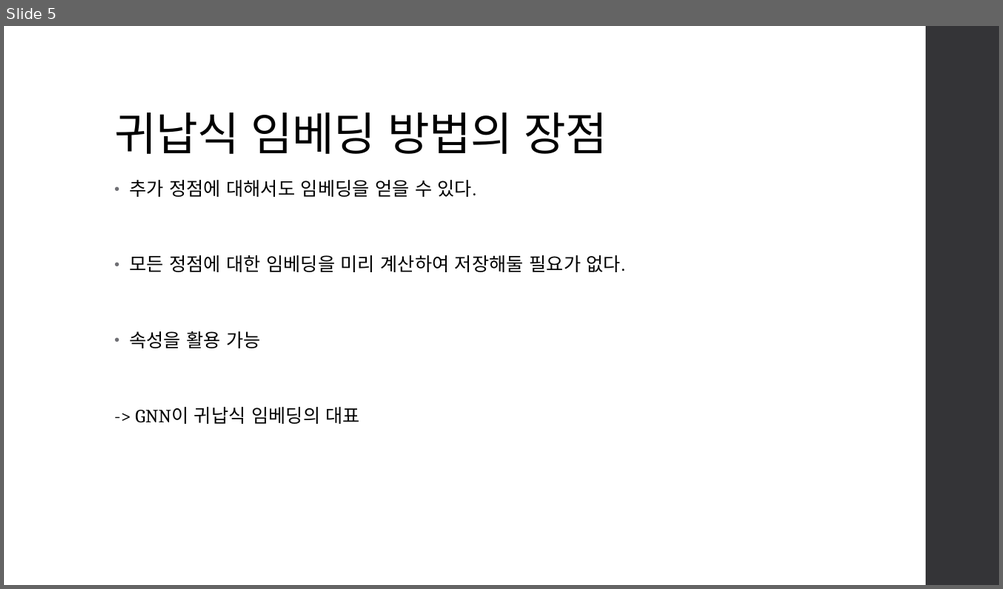
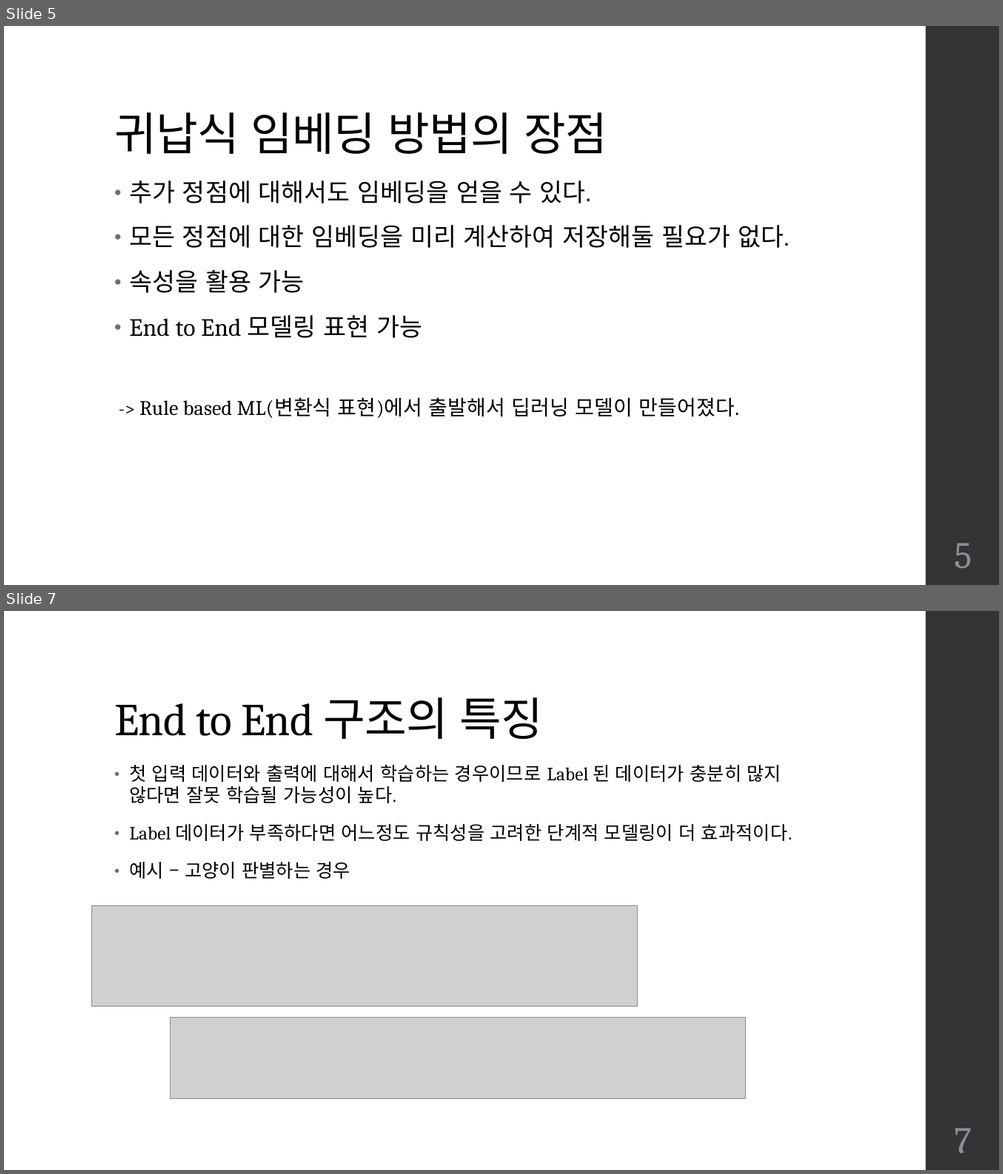
Before and after one commit to team-fairy/JunCheol, a slide deck: Presentation_resource/GNN.pptm. Shown one above the other, each under a label of ours: slide 5 before the commit, slides 5 and 7 after it; the slides between them are not shown. The pictures are 1003x589 and 1003x1174 pixels, drawn with LibreOffice and Linux fonts; fonts in the diff are those of the drawing; grey boxes stand for pictures. Boxes give left, top, right and bottom in pixels: in the first picture for what was removed or moved away, otherwise in the second. Text is boxed around its words. In the diff, an @@ line names an element or a change of style, - is before the commit and + after.

```diff
--- a/Presentation_resource/GNN.pptm
+++ b/Presentation_resource/GNN.pptm
@@ slide 7 added at box(4, 611, 999, 1170), background #FFFFFF; not listed: 1 template element that a slide beside it also shows @@
@@ title added at box(114, 698, 543, 739), 44 pt, text #000000 @@
+End to End 구조의 특징
@@ text added at box(129, 765, 792, 879), 18 pt, text #000000 @@
+• 첫 입력 데이터와 출력에 대해서 학습하는 경우이므로 Label 된 데이터가 충분히 많지 않다면 잘못 학습될 가능성이 높다.
+• Label 데이터가 부족하다면 어느정도 규칙성을 고려한 단계적 모델링이 더 효과적이다.
+• 예시 – 고양이 판별하는 경우
@@ picture added at box(91, 906, 637, 1005) @@
@@ picture added at box(170, 1017, 745, 1099) @@
@@ page number added at box(953, 1128, 971, 1153), 36 pt, text #8E8E94 @@
+7
@@ slide 5 changed as well @@
@@ text at box(129, 181, 789, 293): size 18 to 24 pt in "추가 정점에 대해서도 임베딩을 얻을 수 있다.", "모든 정점에 대한 임베딩을 미리 계산하여 저장해둘 ...", "속성을 활용 가능" @@
@@ text at box(129, 315, 739, 418): text changed; size 18 to 20 pt @@
--> GNN이 귀납식 임베딩의 대표
+• End to End 모델링 표현 가능
+-> Rule based ML(변환식 표현)에서 출발해서 딥러닝 모델이 만들어졌다.
@@ page number added at box(953, 543, 971, 568), 36 pt, text #8E8E94 @@
+5
```
Also in this commit, not shown: 5 other slides changed, 12 other slides added, 5 slides removed.
